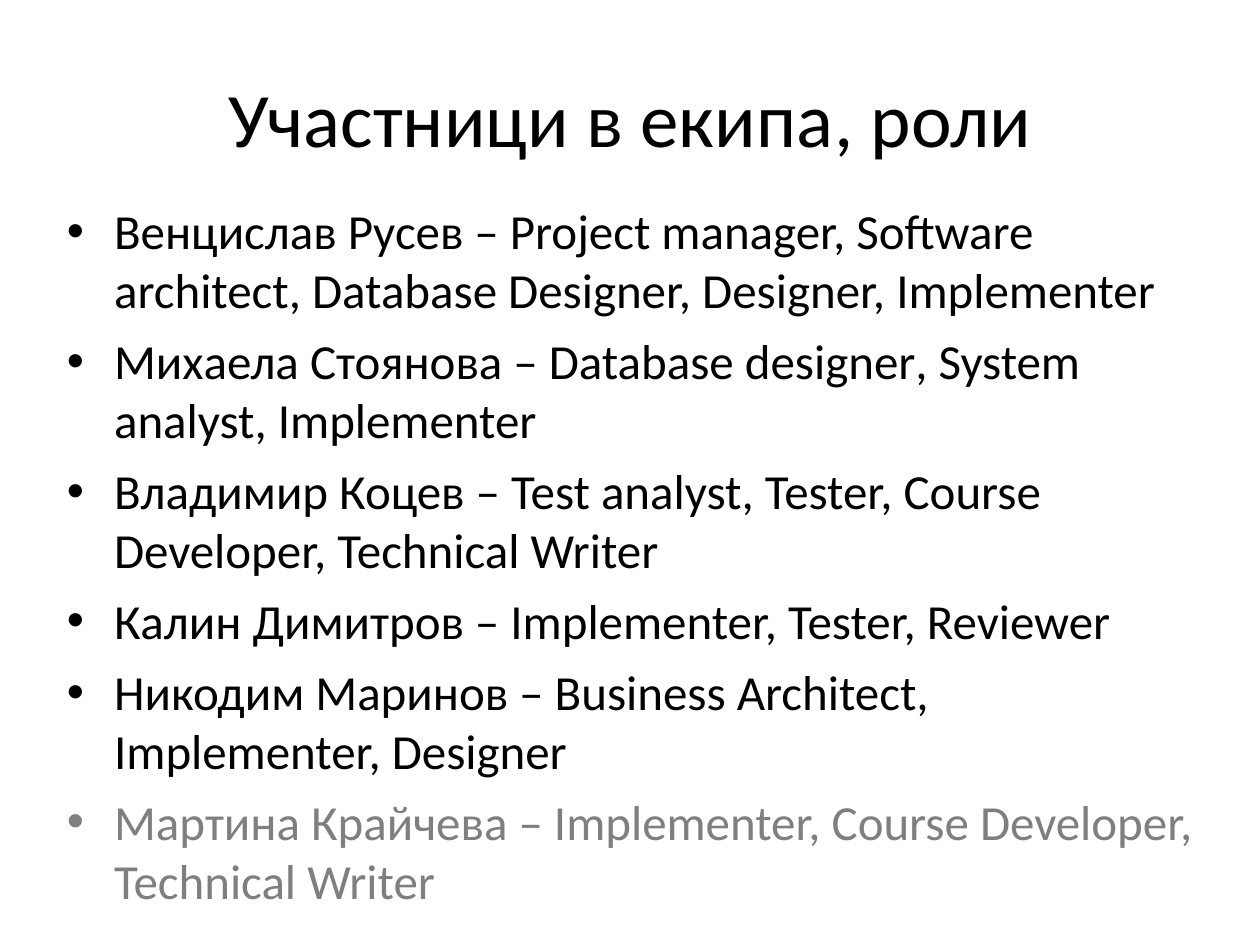
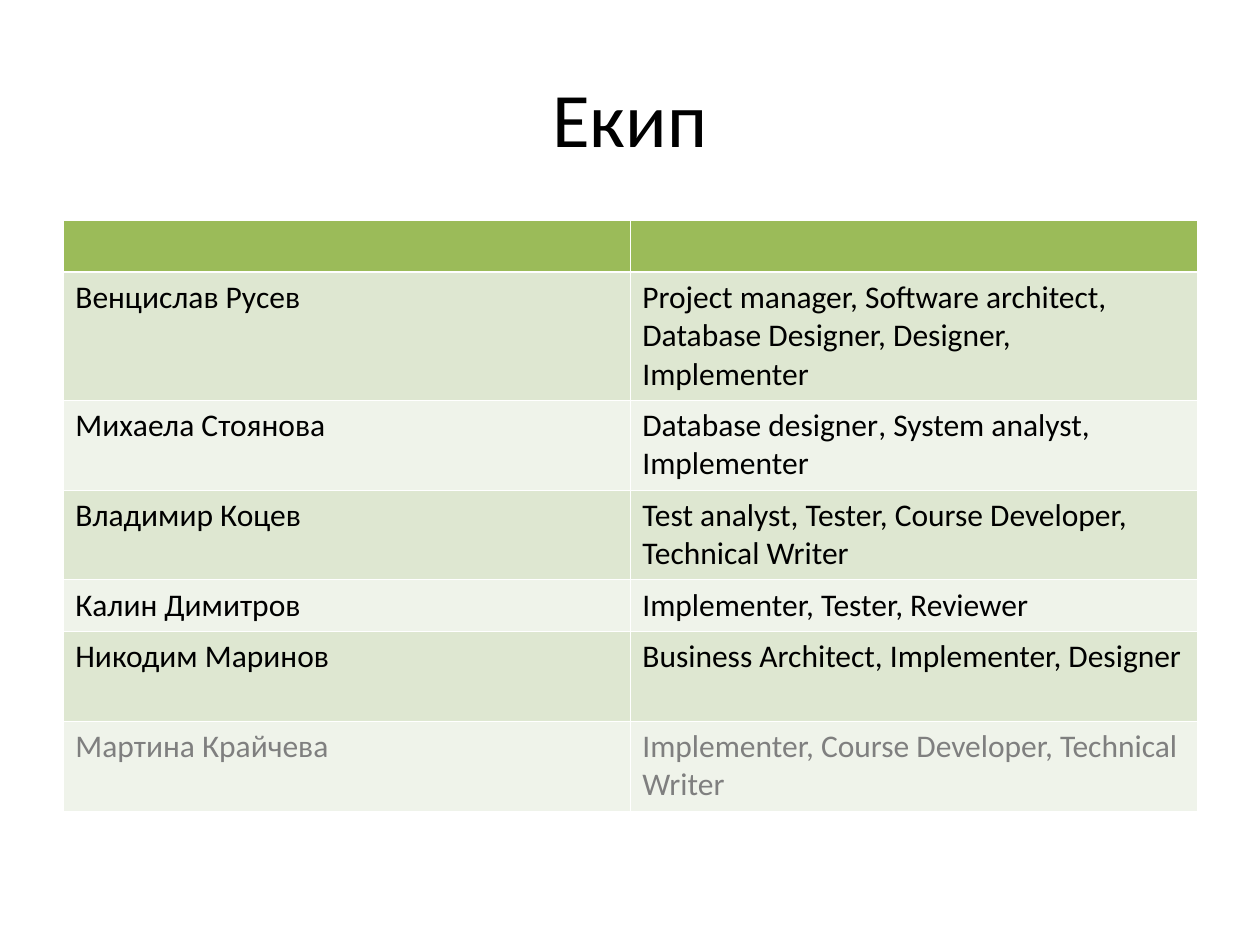
Before and after one commit to jasimcse/team2-strawberry, a slide deck: slide 2 of prezentaciq/venci.ppt. Drawn at 1260x945 pixels with LibreOffice and Linux fonts; fonts in the diff are those of the drawing. Boxes give left, top, right and bottom in pixels: in the first picture for what was removed or moved away, otherwise in the second. Text is boxed around its words. In the diff, an @@ line names an element or a change of style, - is before the commit and + after.

```diff
--- a/prezentaciq/venci.ppt
+++ b/prezentaciq/venci.ppt
@@ title at box(552, 97, 707, 147): text changed @@
-Участници в екипа, роли
+Екип
@@ table added at box(63, 220, 1197, 799), 7 rows, 2 columns @@
+ | 
+Венцислав Русев | Project manager, Software architect, Database Designer, Designer, Implementer
+Михаела Стоянова | Database designer, System analyst, Implementer
+Владимир Коцев | Test analyst, Tester, Course Developer, Technical Writer
+Калин Димитров | Implementer, Tester, Reviewer
+Никодим Маринов | Business Architect, Implementer, Designer
+Мартина Крайчева | Implementer, Course Developer, Technical Writer
@@ text removed at box(114, 215, 1192, 900) @@
-• Венцислав Русев – Project manager, Software architect, Database Designer, Designer, Implementer
-• Михаела Стоянова – Database designer, System analyst, Implementer
-• Владимир Коцев – Test analyst, Tester, Course Developer, Technical Writer
-• Калин Димитров – Implementer, Tester, Reviewer
-• Никодим Маринов – Business Architect, Implementer, Designer
-• Мартина Крайчева – Implementer, Course Developer, Technical Writer
```
Also in this commit, not shown: 8 other slides changed, 20 slides added, 4 slides removed.
